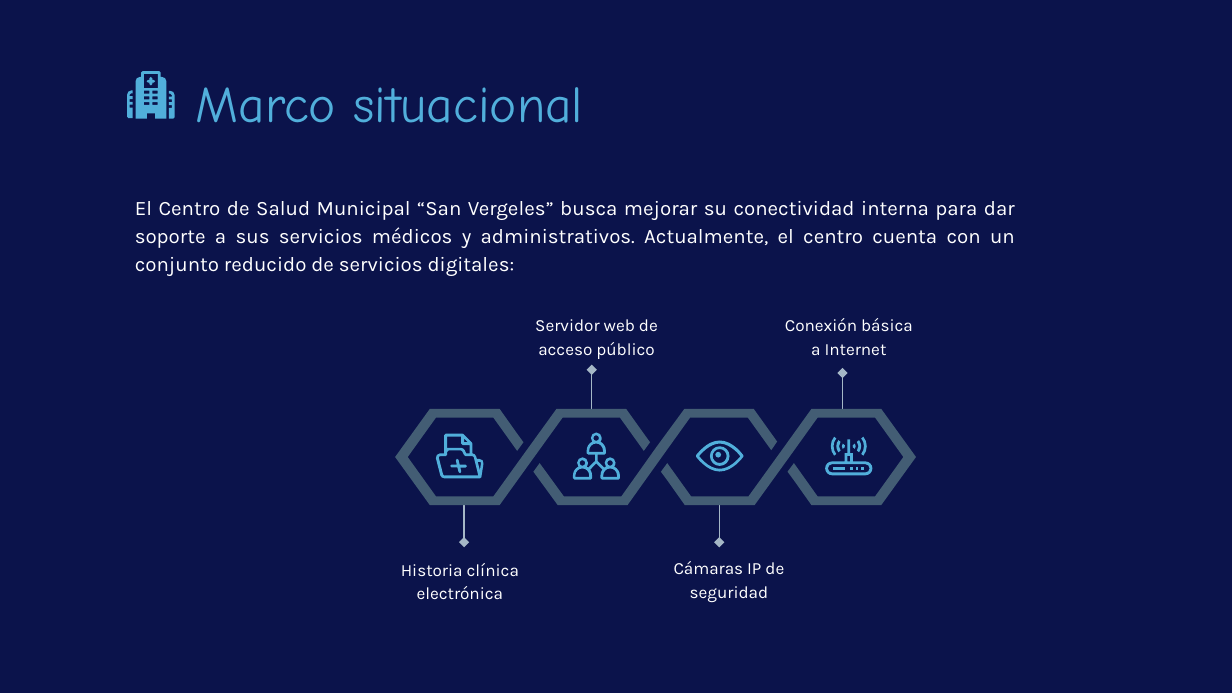
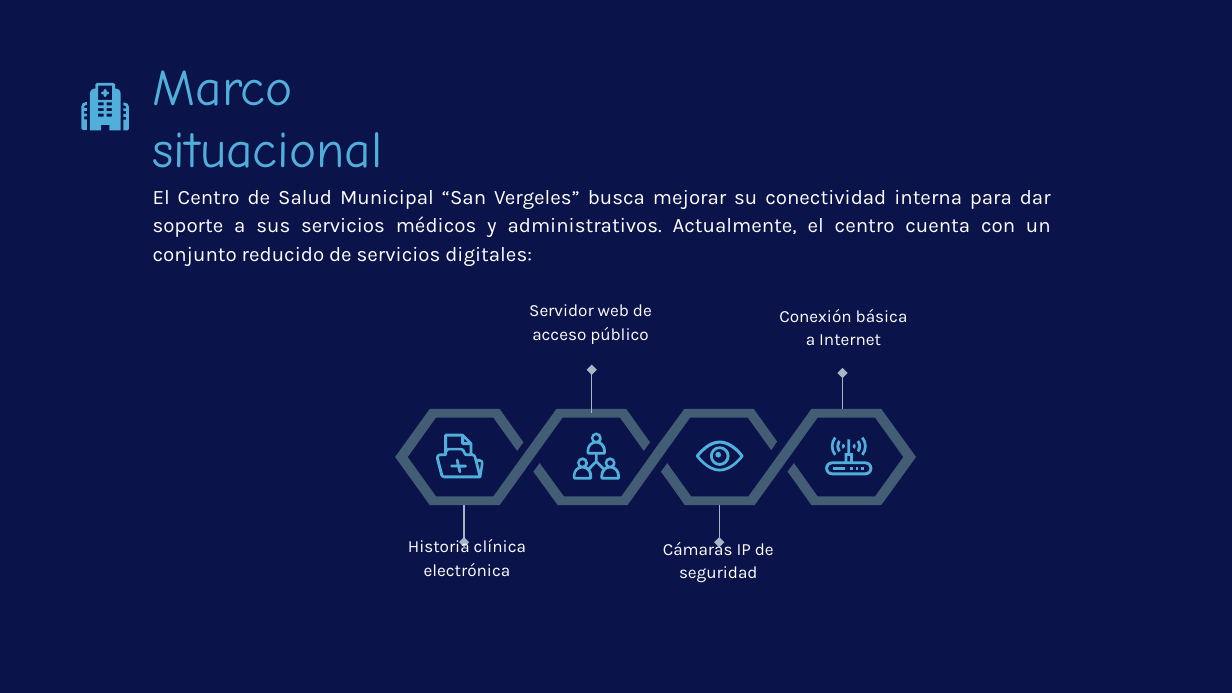
Before and after one commit to GatitosLab/final-lab, a slide deck: slide 3 of presentacion/LaolLinkConsulting_ProyectoFinalKyndryl_OlegLaura.v2.pptx. Drawn at 1232x693 pixels with LibreOffice and Linux fonts; fonts in the diff are those of the drawing; background and template pictures are left out. Boxes give left, top, right and bottom in pixels: in the first picture for what was removed or moved away, otherwise in the second. Text is boxed around its words. In the diff, an @@ line names an element or a change of style, - is before the commit and + after.

```diff
--- a/presentacion/LaolLinkConsulting_ProyectoFinalKyndryl_OlegLaura.v2.pptx
+++ b/presentacion/LaolLinkConsulting_ProyectoFinalKyndryl_OlegLaura.v2.pptx
@@ freeform shape: place and size @@
-freeform shape at (147,76,155,85)
+freeform shape at (101,89,110,97)
@@ text "Marco situacional" rewrapped from (196,87,583,123) to (153,70,383,168) @@
@@ 3 freeform shapes: place and size @@
-3 freeform shapes at (127,71,175,120)
+3 freeform shapes at (81,83,129,131)
@@ text "El Centro de Salud Municipal ..." rewrapped from (135,201,1015,276) to (153,190,1051,266) @@
@@ text "Servidor web de acceso público": place and size @@
-text "Servidor web de acceso público" at (535,319,658,359)
+text "Servidor web de acceso público" at (529,304,652,344)
@@ text "Conexión básica a Internet": place and size @@
-text "Conexión básica a Internet" at (785,318,913,355)
+text "Conexión básica a Internet" at (779,309,908,345)
@@ text "Historia clínica electrónica": place and size @@
-text "Historia clínica electrónica" at (401,563,519,599)
+text "Historia clínica electrónica" at (408,537,526,576)
@@ text "Cámaras IP de seguridad": place and size @@
-text "Cámaras IP de seguridad" at (674,561,784,603)
+text "Cámaras IP de seguridad" at (663,540,774,582)
```
Also in this commit, not shown: 15 other slides changed.
